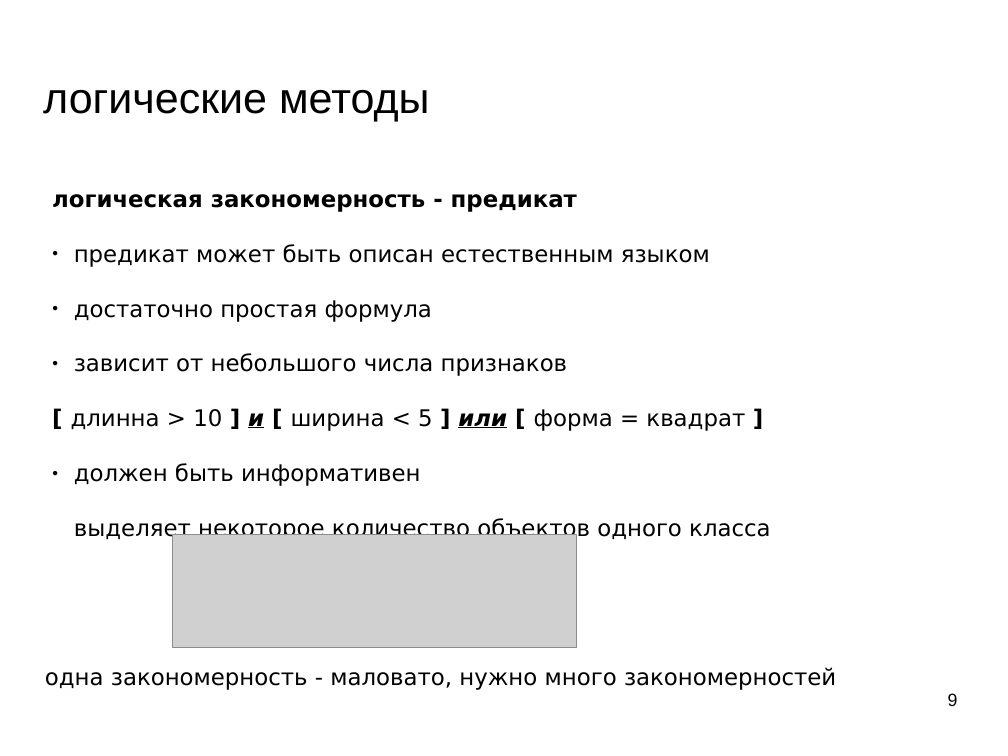
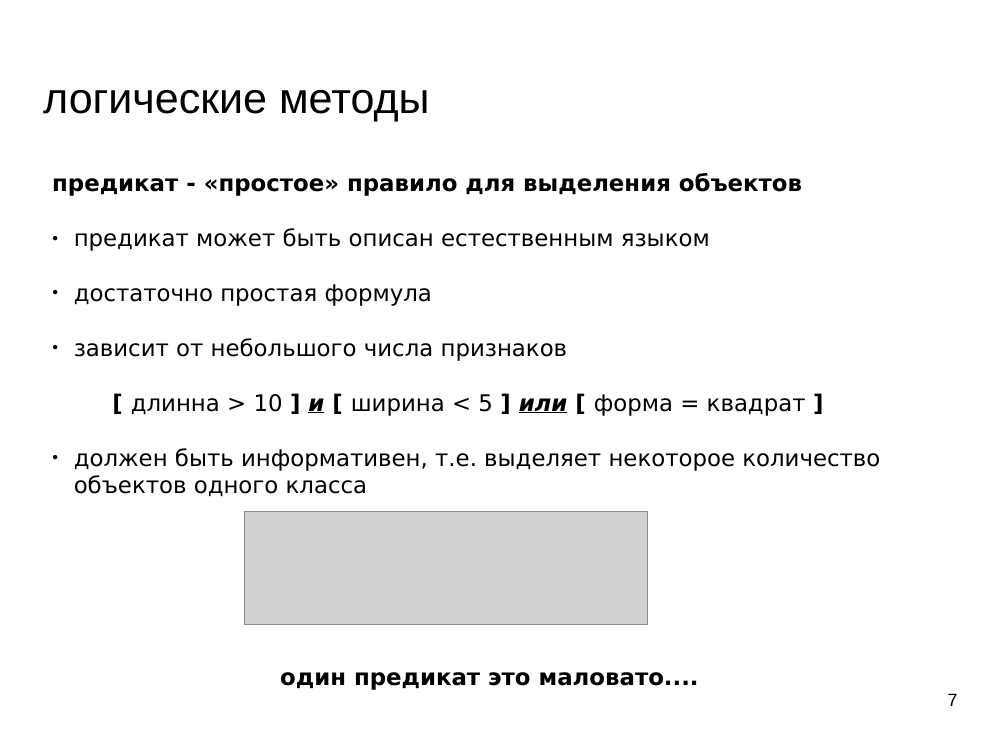
Before and after one commit to mechanoid5/ml_lectorium_legacy, a slide deck: slide 7 of 06-logical.odp (slide 9 before the commit). Drawn at 1008x756 pixels with LibreOffice and Linux fonts; fonts in the diff are those of the drawing; grey boxes stand for pictures; background and template pictures are left out. Boxes give left, top, right and bottom in pixels: in the first picture for what was removed or moved away, otherwise in the second. Text is boxed around its words. In the diff, an @@ line names an element or a change of style, - is before the commit and + after.

```diff
--- a/06-logical.odp
+++ b/06-logical.odp
@@ text "предикат - «простое» правило для ...": place and size @@
-text "предикат - «простое» правило для ..." at [52,194,770,542]
+text "предикат - «простое» правило для ..." at [52,173,880,496]
@@ text at [52,173,802,196]: text changed @@
-логическая закономерность - предикат
+предикат - «простое» правило для выделения объектов
@@ text at [131,394,806,416]: alignment left to centre @@
@@ text at [74,448,880,496]: text changed @@
-● должен быть информативен
-выделяет некоторое количество объектов одного класса
+● должен быть информативен, т.е. выделяет некоторое количество объектов одного класса
@@ picture: place and size @@
-picture at [173,535,577,649]
+picture at [244,511,649,625]
@@ text at [280,672,699,690]: text changed; bold on @@
-одна закономерность - маловато, нужно много закономерностей
+один предикат это маловато....
@@ page number at [948,693,958,706]: text changed @@
-9
+7
```
Also in this commit, not shown: 19 other slides changed, 1 slide added, 12 slides removed, 1 other file.
